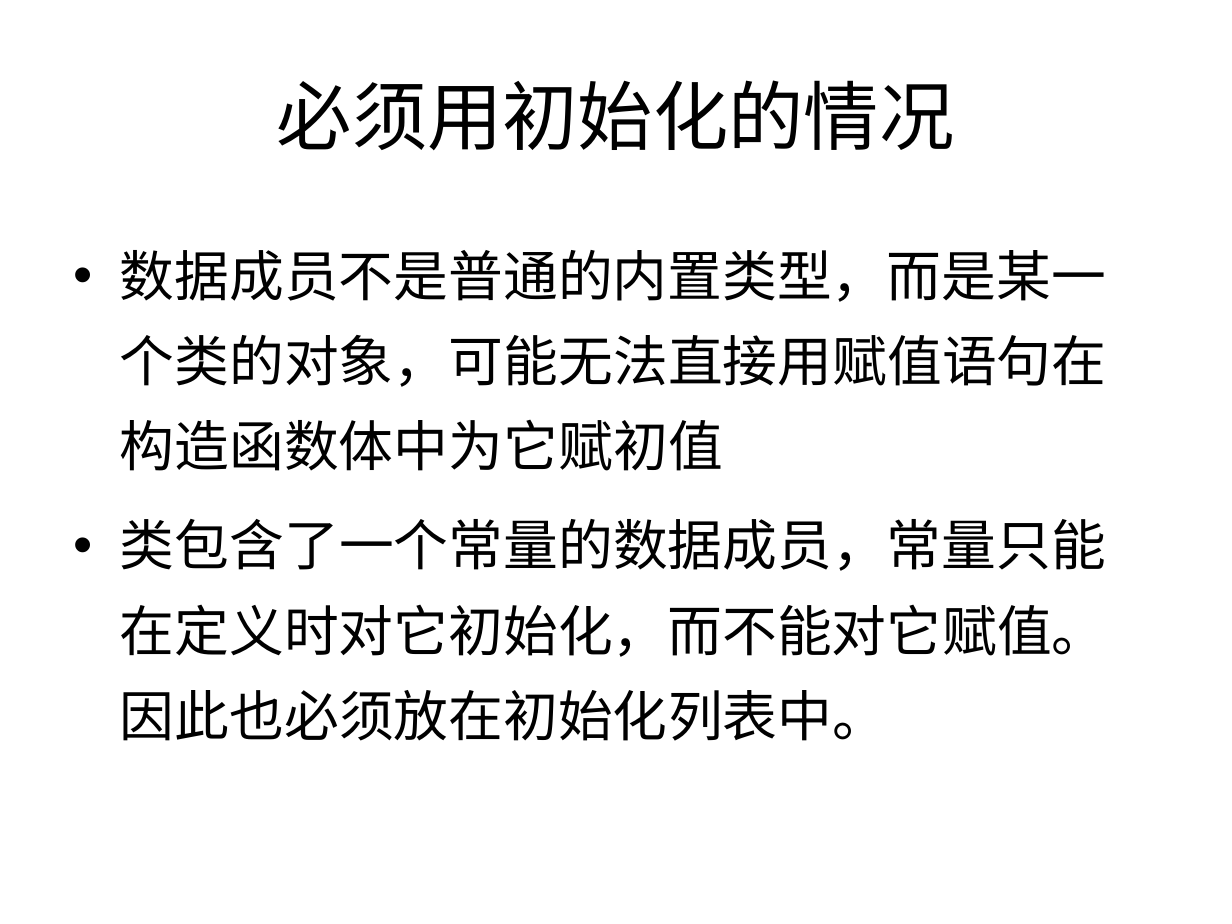
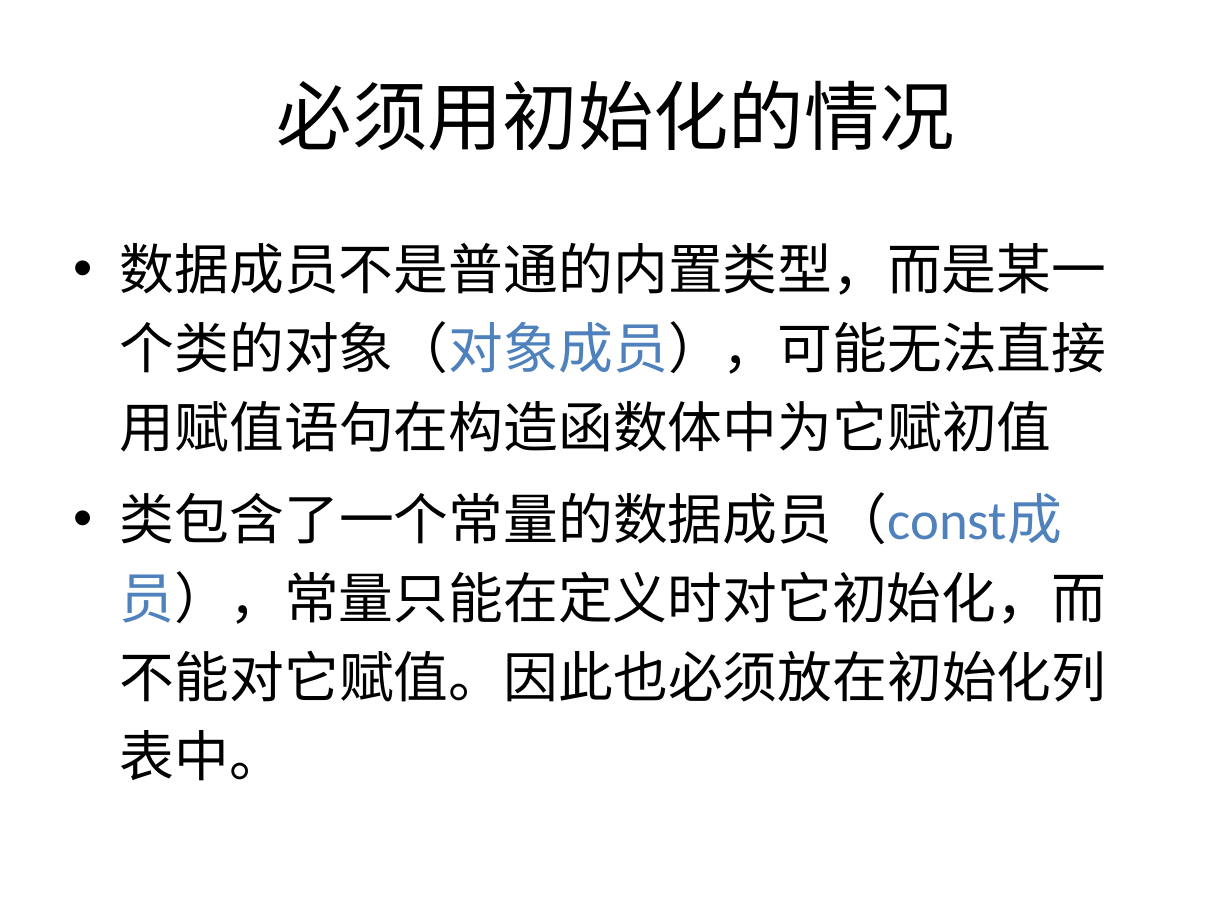
Before and after one commit to wwuhn/wwuhn.github.io, a slide deck: slide 55 of bookspcClassic/C++程序设计翁惠玉/10创建功能更强的类型.ppt. Drawn at 1232x924 pixels with LibreOffice and Linux fonts; fonts in the diff are those of the drawing. Boxes give left, top, right and bottom in pixels: in the first picture for what was removed or moved away, otherwise in the second. Text is boxed around its words. In the diff, an @@ line names an element or a change of style, - is before the commit and + after.

```diff
--- a/bookspcClassic/C++程序设计翁惠玉/10创建功能更强的类型.ppt
+++ b/bookspcClassic/C++程序设计翁惠玉/10创建功能更强的类型.ppt
@@ text at bbox=[120, 243, 1107, 781]: text changed @@
-• 数据成员不是普通的内置类型，而是某一个类的对象，可能无法直接用赋值语句在构造函数体中为它赋初值
-• 类包含了一个常量的数据成员，常量只能在定义时对它初始化，而不能对它赋值。因此也必须放在初始化列表中。
+• 数据成员不是普通的内置类型，而是某一个类的对象（对象成员），可能无法直接用赋值语句在构造函数体中为它赋初值
+• 类包含了一个常量的数据成员（const成员），常量只能在定义时对它初始化，而不能对它赋值。因此也必须放在初始化列表中。
```
Also in this commit, not shown: 47 other slides changed, 10 other files.
